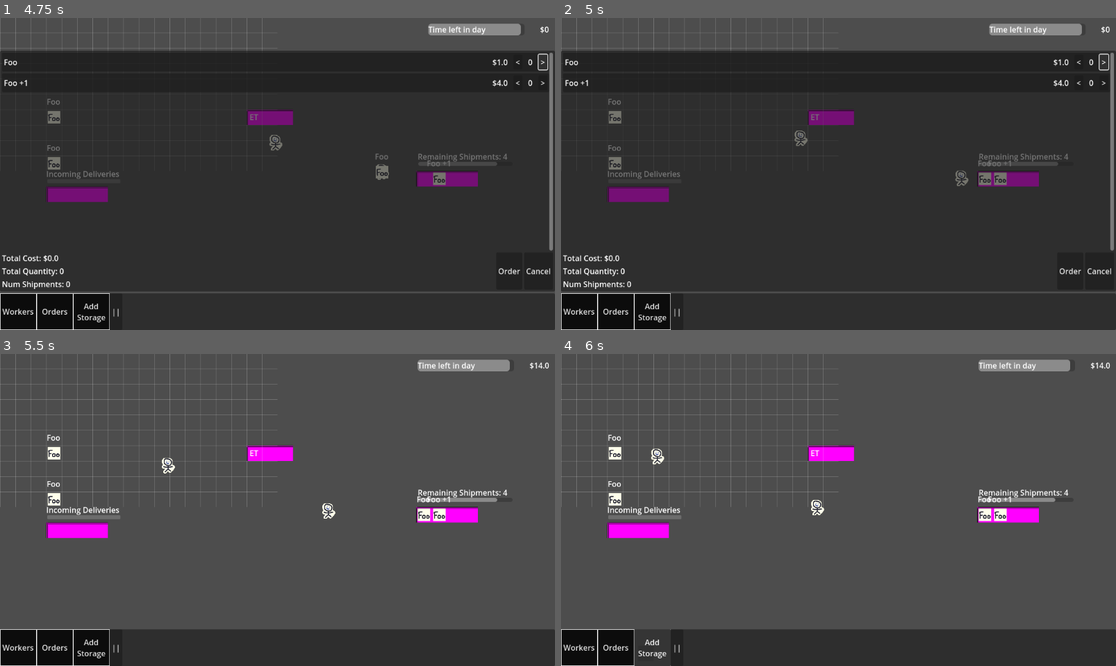
Above: before the commit, frames 1-4 (two rows, left to right).
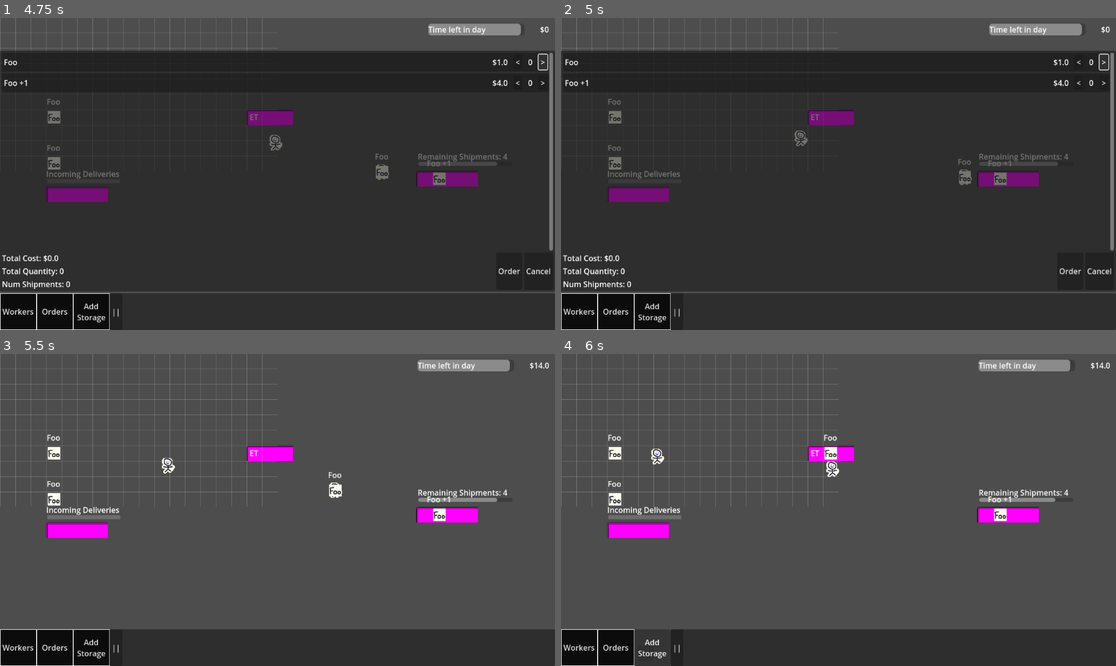
Above: after the commit, the same moments.

Repository: wpuerner/fantasy_factory
Game: Godot game, scene res://scenes/main.tscn
The game is run twice, just before and just after one commit, with the same random seed, the same clock (stepped at 60 frames per second) and the same inputs.
Inputs:
- Up to frame 1 (4.75 s): click "Workers" at 0.5 s; click "Hire New Worker" at 1.25 s; click "Hire" at 2 s; click "Orders" at 2.75 s; click "<" at 3.5 s; click ">" at 4.25 s
- Up to frame 2 (5 s): no input
- Up to frame 3 (5.5 s): click "Order" at 5 s
- Up to frame 4 (6 s): click "Add Storage" at 5.75 s

Frame 1 is identical in both runs. In frame 2, 0.2% of the frame differs, in the area x 71-78%, y 45-54%; in frame 3, 0.3%; in frame 4, 0.4%, in the area x 45-78%, y 25-54%.
Error after the commit: Invalid call. Nonexistent function 'get_item' in base 'Nil'. (res://scenes/behaviors/task/carry/carry_task_behavior.gd:20)

Commit message:
fix hailing and work task behaviors

Diff:
--- a/scenes/behaviors/task/haul/haul_task_behavior.gd
+++ b/scenes/behaviors/task/haul/haul_task_behavior.gd
@@ -52,7 +52,7 @@
 			for area: StorageArea in sorted_areas:
 				if area == current_area:
 					continue
-				if area.priority < current_area.priority:
+				if area.priority < current_area.priority or item.item_name not in current_area.allowed_items:
 					if not area.is_item_allowed(item.item_name):
 						continue
 					var open_cell: StorageArea.StorageAreaCell = _find_open_cell_in_area(area, worker)
--- a/scenes/behaviors/task/work/work_task_behavior.gd
+++ b/scenes/behaviors/task/work/work_task_behavior.gd
@@ -37,7 +37,7 @@
 		if reservation_resource.is_reserved_by_other(input_item, worker):
 			_release_work_node(worker)
 			return false
-		if not carry_task_behavior.start(grid_resource.get_cell_for_node(input_item), work_node):
+		if not carry_task_behavior.start(input_item.container, work_node):
 			_release_work_node(worker)
 			return false
 		state = State.GATHERING_INPUTS
